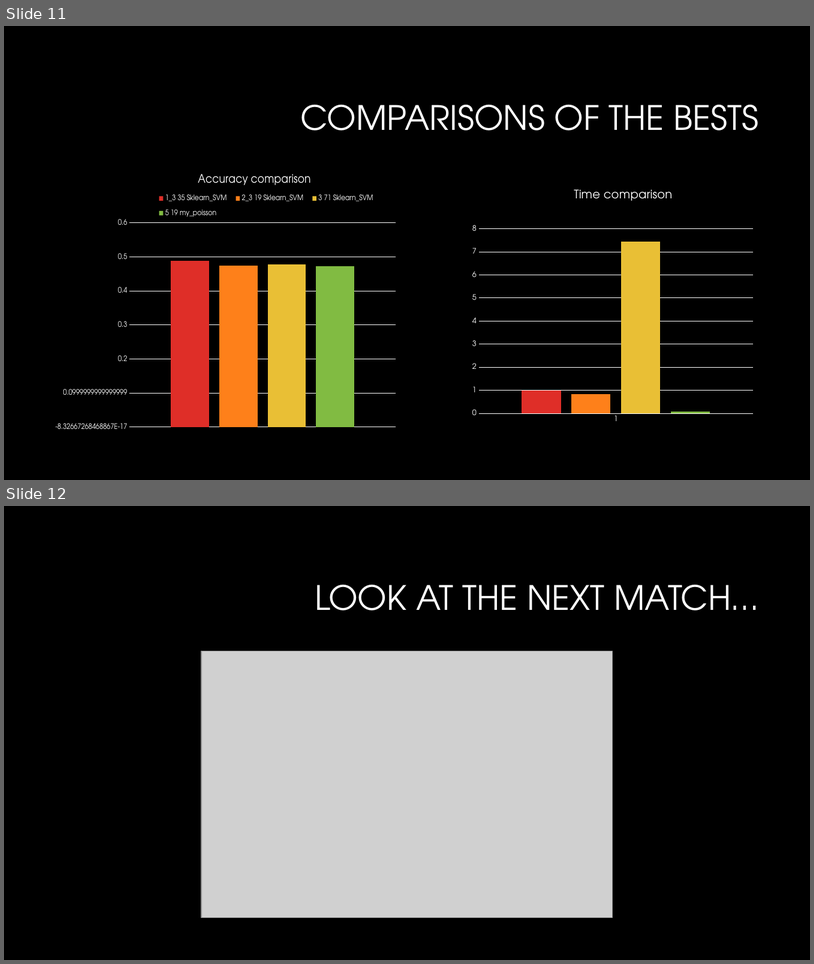
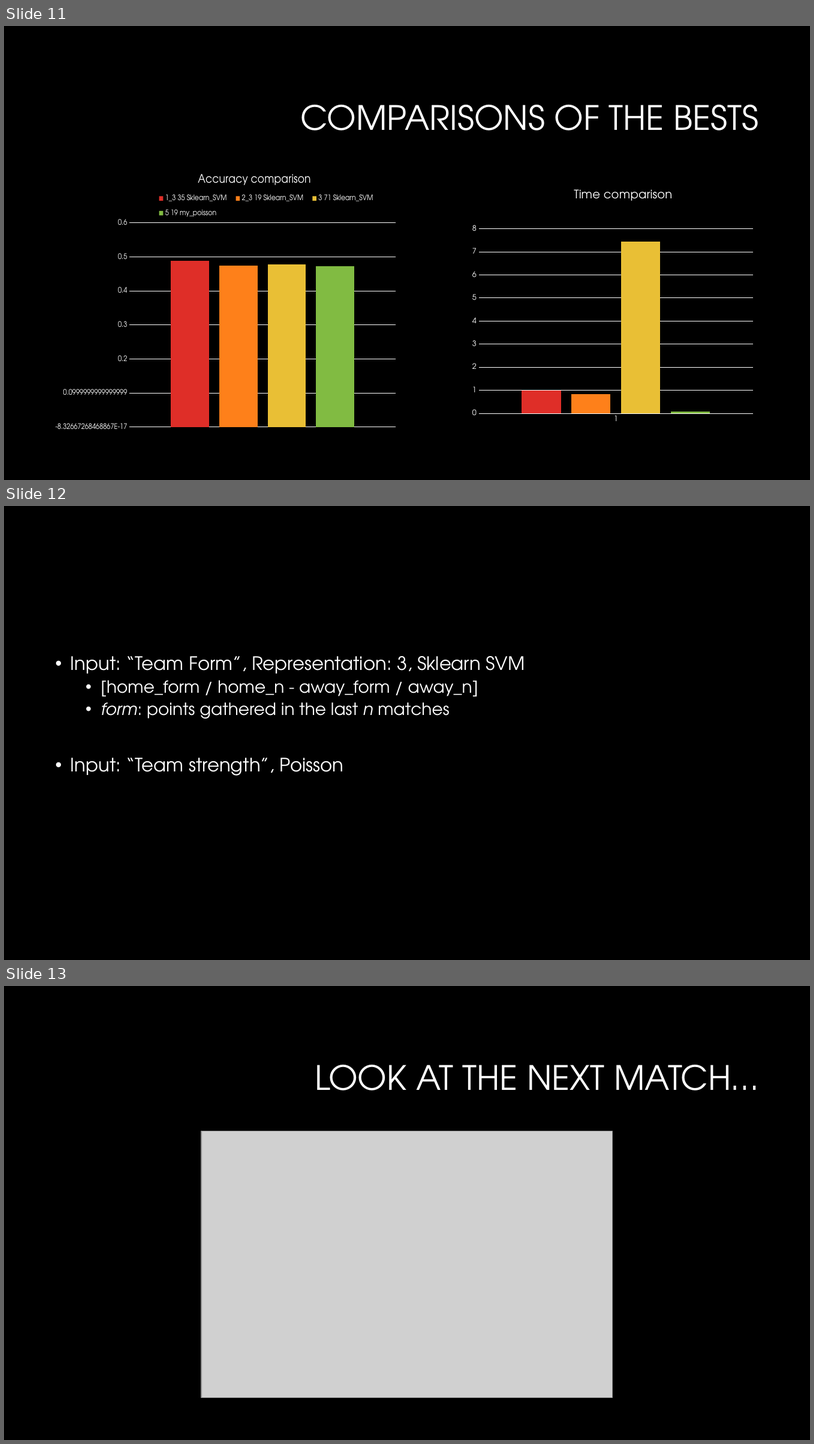
Before and after one commit to P1Analytics/DataMining-Football-Match-Prediction, a slide deck: TODO/spa_presentation.pptx. Shown one above the other, each under a label of ours: slides 11 and 12 before the commit, slides 11, 12 and 13 after it. The pictures are 814x964 and 814x1444 pixels, drawn with LibreOffice and Linux fonts; fonts in the diff are those of the drawing; grey boxes stand for pictures; background and template pictures are left out. Boxes give left, top, right and bottom in pixels: in the first picture for what was removed or moved away, otherwise in the second. Text is boxed around its words. In the diff, an @@ line names an element or a change of style, - is before the commit and + after.

Commit message:
first simulation of betting, adding one of the best paper on Poisson

```diff
--- a/TODO/spa_presentation.pptx
+++ b/TODO/spa_presentation.pptx
@@ slide 12 added at box(4, 506, 810, 960), background #000000 @@
@@ text added at box(71, 656, 525, 775), 22 pt, text #FFFFFF @@
+• Input: “Team Form”, Representation: 3, Sklearn SVM
+  • [home_form / home_n - away_form / away_n]
+  • form: points gathered in the last n matches
+• Input: “Team strength”, Poisson
@@ what was slide 12 is now slide 13 @@
```
Also in this commit, not shown: 4 other files.
